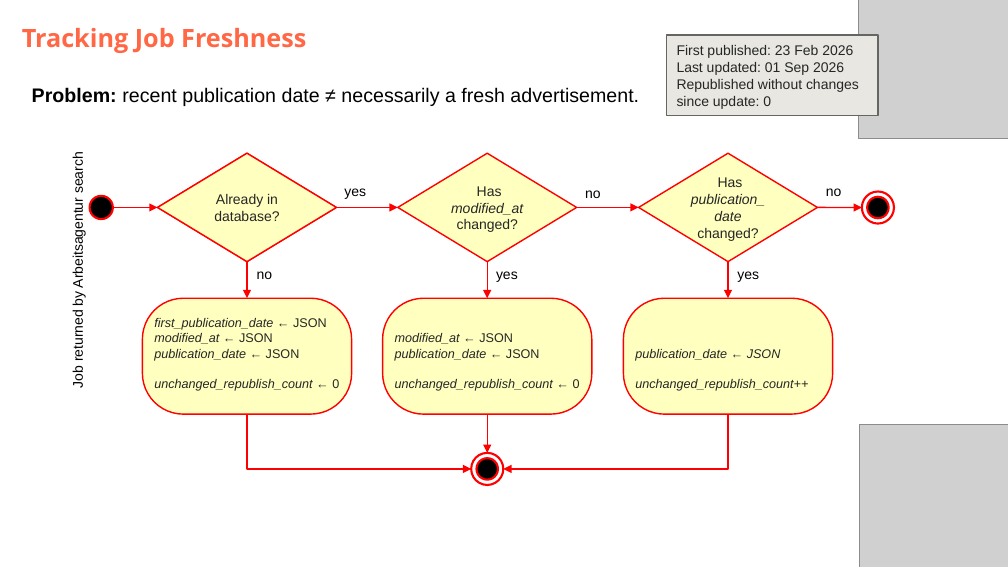
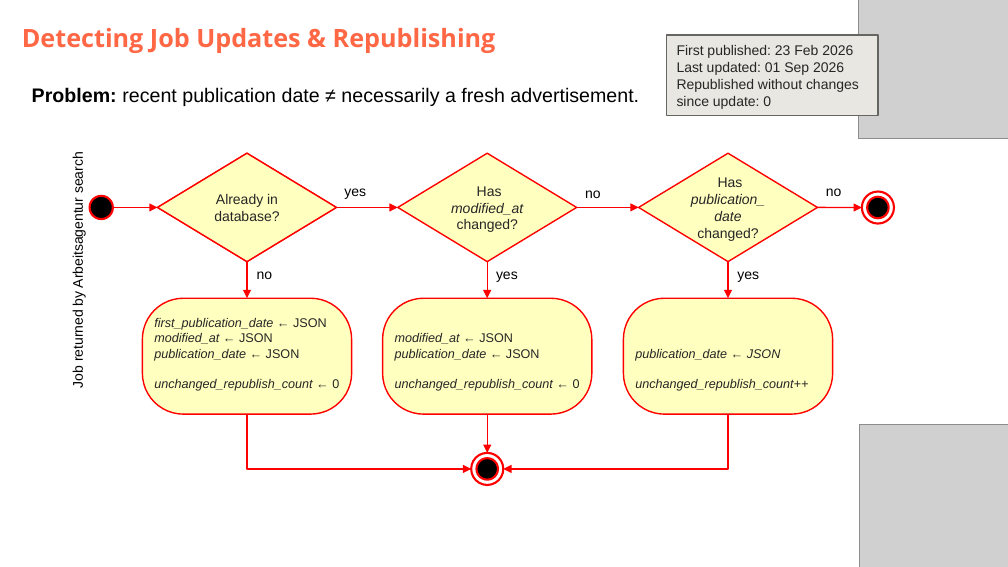
Before and after one commit to DataScientest-Studio/jun26bde-job-market, a slide deck: slide 8 of docs/defence/Defence.pptx (slide 10 before the commit). Drawn at 1008x567 pixels with LibreOffice and Linux fonts; fonts in the diff are those of the drawing; grey boxes stand for pictures; background and template pictures are left out. Boxes give left, top, right and bottom in pixels: in the first picture for what was removed or moved away, otherwise in the second. Text is boxed around its words. In the diff, an @@ line names an element or a change of style, - is before the commit and + after.

```diff
--- a/docs/defence/Defence.pptx
+++ b/docs/defence/Defence.pptx
@@ subtitle at [22,28,496,53]: text changed @@
-Tracking Job Freshness
+Detecting Job Updates & Republishing
```
Also in this commit, not shown: 8 other slides changed, 2 slides added, 6 slides removed, 7 other files.
